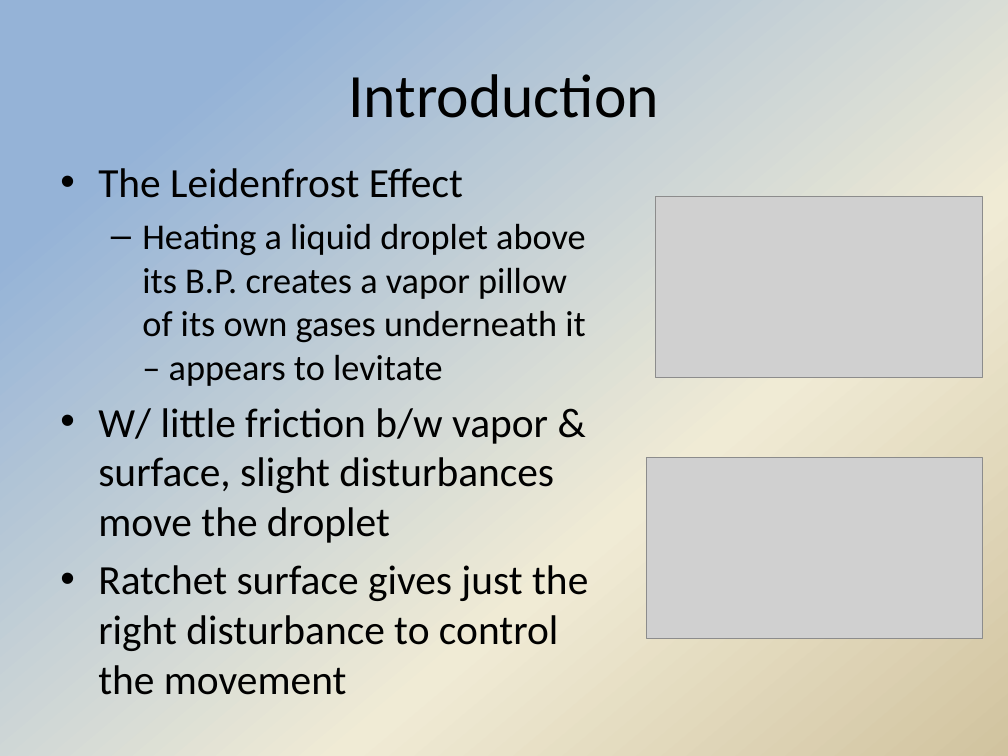
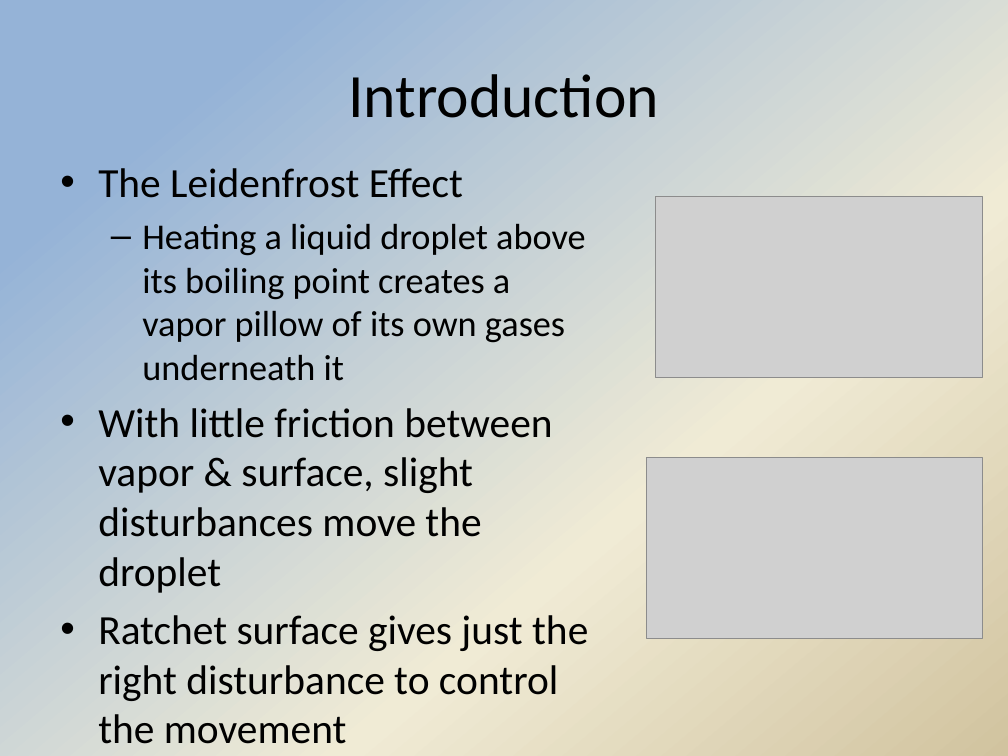
Before and after one commit to Hdtran89/ImageProcessing, a slide deck: slide 3 of A Team Documents/Interim presentation.pptx. Drawn at 1008x756 pixels with LibreOffice and Linux fonts; fonts in the diff are those of the drawing; grey boxes stand for pictures; background and template pictures are left out. Boxes give left, top, right and bottom in pixels: in the first picture for what was removed or moved away, otherwise in the second. Text is boxed around its words. In the diff, an @@ line names an element or a change of style, - is before the commit and + after.

```diff
--- a/A Team Documents/Interim presentation.pptx
+++ b/A Team Documents/Interim presentation.pptx
@@ text at (98,223,585,593): text changed @@
-  – Heating a liquid droplet above its B.P. creates a vapor pillow of its own gases underneath it – appears to levitate
-• W/ little friction b/w vapor & surface, slight disturbances move the droplet
+  – Heating a liquid droplet above its boiling point creates a vapor pillow of its own gases underneath it
+• With little friction between vapor & surface, slight disturbances move the droplet
```
Also in this commit, not shown: 5 other slides changed, 3 slides added.
